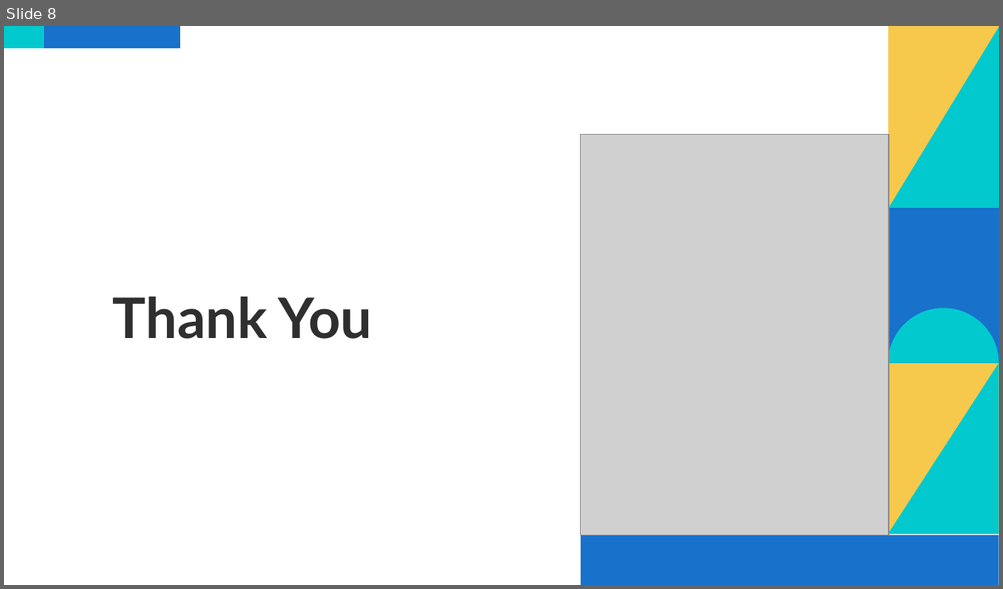
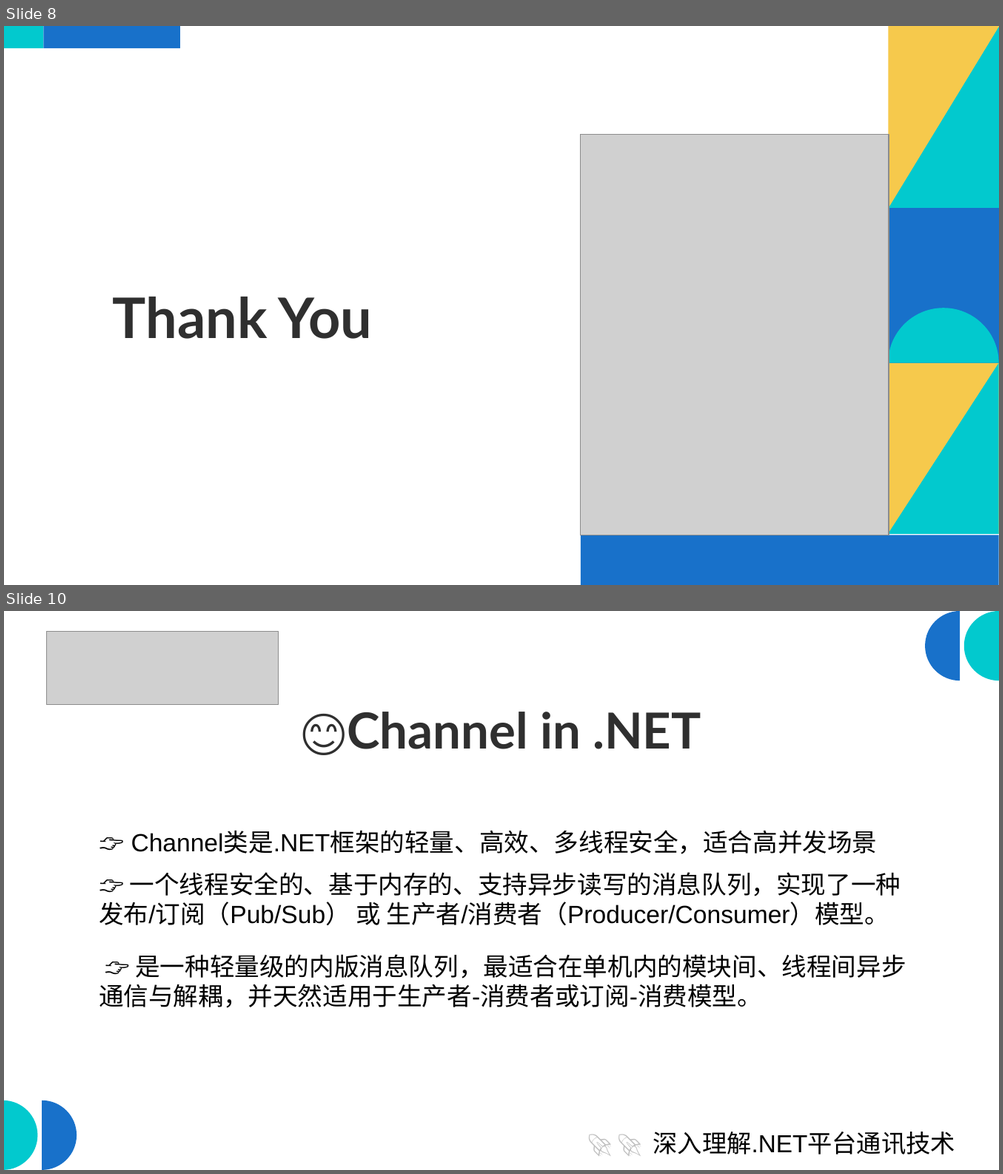
Before and after one commit to scottfly189/dotnet_net_course, a slide deck: src/8.SseDemo/sse_server.odp. Shown one above the other, each under a label of ours: slide 8 before the commit, slides 8 and 10 after it; the slides between them are not shown. The pictures are 1003x589 and 1003x1174 pixels, drawn with LibreOffice and Linux fonts; fonts in the diff are those of the drawing; grey boxes stand for pictures. Boxes give left, top, right and bottom in pixels: in the first picture for what was removed or moved away, otherwise in the second. Text is boxed around its words. In the diff, an @@ line names an element or a change of style, - is before the commit and + after.

```diff
--- a/src/8.SseDemo/sse_server.odp
+++ b/src/8.SseDemo/sse_server.odp
@@ slide 10 added at [4, 611, 999, 1170], background #FFFFFF @@
@@ picture added at [46, 631, 279, 704] @@
@@ freeform shape added at [924, 611, 959, 681], fill #1871CA @@
@@ freeform shape added at [964, 611, 999, 681], fill #02C9CE @@
@@ title added at [347, 712, 701, 749], 48 pt, text #2F2F2F, bold @@
+😊Channel in .NET
@@ text added at [99, 830, 906, 1008], 24 pt, text #000000 @@
+👉 Channel类是.NET框架的轻量、高效、多线程安全，适合高并发场景
+👉 一个线程安全的、基于内存的、支持异步读写的消息队列，实现了一种发布/订阅（Pub/Sub） 或 生产者/消费者（Producer/Consumer）模型。
+👉 是一种轻量级的内版消息队列，最适合在单机内的模块间、线程间异步通信与解耦，并天然适用于生产者-消费者或订阅-消费模型。
@@ freeform shape added at [4, 1100, 37, 1170], fill #02C9CE @@
@@ freeform shape added at [42, 1100, 77, 1170], fill #1871CA @@
@@ subtitle added at [653, 1132, 955, 1155], 23.8 pt, text #000000 @@
+🚀 🚀 深入理解.NET平台通讯技术
```
Also in this commit, not shown: 9 slides changed, 5 other files.
